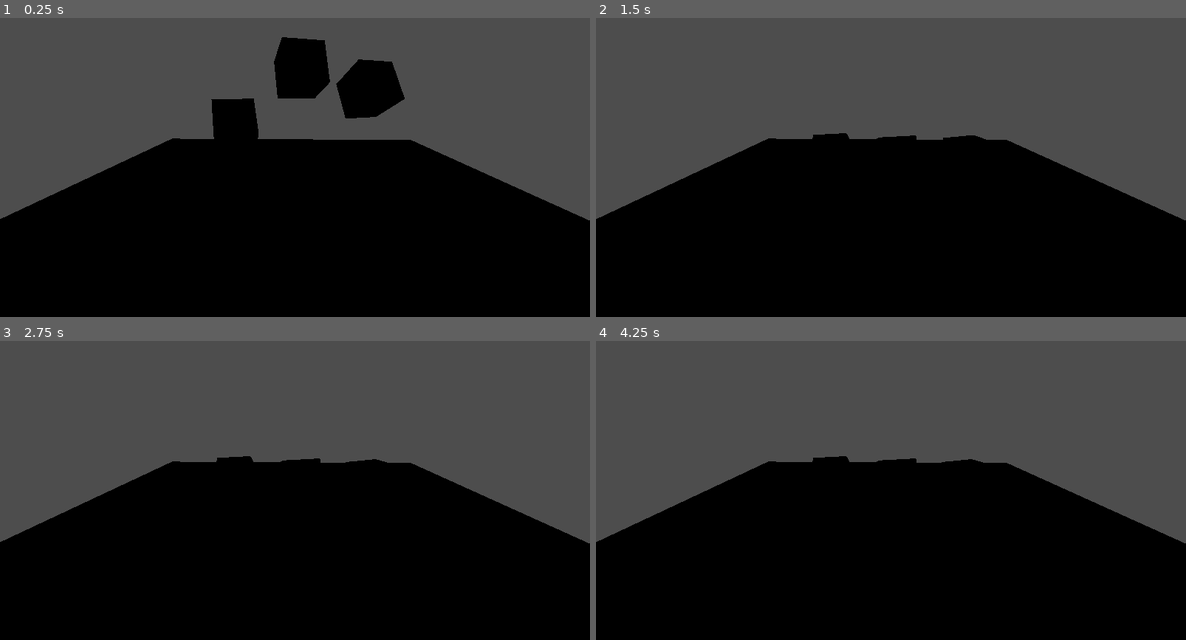
Above: before the commit, frames 1-4 (two rows, left to right).
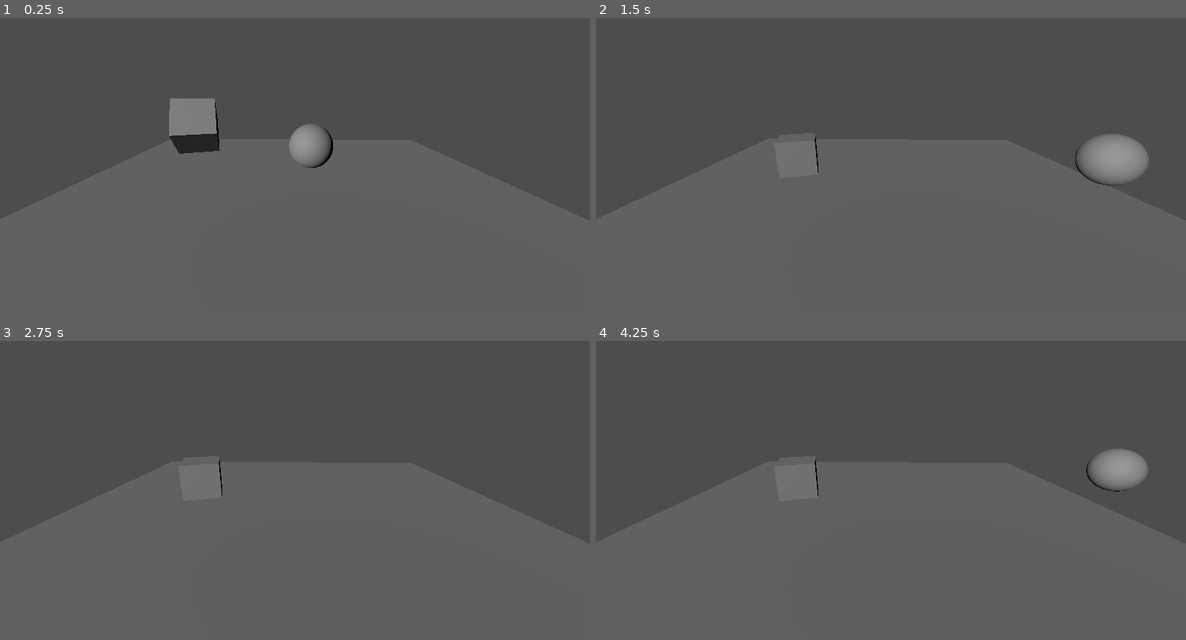
Above: after the commit, the same moments.

Repository: Varun10100/Godots2
Game: Godot game, scene res://scene.tscn
Two runs of this game, one before a commit and one after it. Both use one fixed random seed, a clock stepped at 60 frames per second and the inputs below.
Inputs:
- Up to frame 1 (0.25 s): no input
- Up to frame 2 (1.5 s): hold Right (ui_right) 0.53-1.28 s; hold Down (ui_down) from 1.28 s (still down)
- Up to frame 3 (2.75 s): release Down (ui_down) at 2.03 s; hold Right (ui_right) from 2.03 s (still down)
- Up to frame 4 (4.25 s): tap Enter at 2.75 s; release Right (ui_right) at 2.78 s; hold Up (ui_up) 2.78-3.53 s; tap Space at 3.5 s; hold Left (ui_left) from 3.53 s (still down)

The runs differ from the first frame. In frame 1, 57% of the frame differs, in the area x 0-100%, y 6-100%; in frame 2, 53%; in frame 3, 52%; in frame 4, 53%.

Commit message:
till lights
ADD
Boy
Directional light

Diff:
--- /dev/null
+++ b/Assets/Move_boy.gd
@@ -0,0 +1,25 @@
+extends CharacterBody3D
+
+var Velocity  = Vector3(0,0,0)
+const SPEED = 5
+
+func _ready():
+	pass
+func _physics_process(delta):
+	if Input.is_action_pressed("ui_right") and Input.is_action_pressed("ui_left"):
+		velocity.z = 0
+	elif Input.is_action_pressed("ui_right"):
+		velocity.z = -SPEED
+	elif Input.is_action_pressed("ui_left"):
+		velocity.z = SPEED
+	else:
+		velocity.z = lerp(velocity.z,0.0,0.1)
+	if Input.is_action_pressed("ui_up") and Input.is_action_pressed("ui_down"):
+		velocity.x = 0
+	elif Input.is_action_pressed("ui_up"):
+		velocity.x = -SPEED
+	elif Input.is_action_pressed("ui_down"):
+		velocity.x = SPEED
+	else:
+		velocity.x = lerp(velocity.x,0.0,0.1)
+	move_and_slide()
--- /dev/null
+++ b/Assets/boy.tscn
@@ -0,0 +1,15 @@
+[gd_scene load_steps=3 format=3 uid="uid://bj0183cldpcu8"]
+
+[sub_resource type="BoxShape3D" id="BoxShape3D_ub5vj"]
+
+[sub_resource type="SphereMesh" id="SphereMesh_3sm5h"]
+
+[node name="Boy" type="CharacterBody3D"]
+
+[node name="CollisionShape3D" type="CollisionShape3D" parent="."]
+shape = SubResource("BoxShape3D_ub5vj")
+
+[node name="MeshInstance3D" type="MeshInstance3D" parent="."]
+transform = Transform3D(1.12, 0, 0, 0, 1.12, 0, 0, 0, 1.12, 0, 0, 0)
+mesh = SubResource("SphereMesh_3sm5h")
+skeleton = NodePath("../CollisionShape3D")
--- a/scene.tscn
+++ b/scene.tscn
@@ -1,4 +1,7 @@
-[gd_scene load_steps=5 format=3 uid="uid://de23058felreq"]
+[gd_scene load_steps=7 format=3 uid="uid://de23058felreq"]
+
+[ext_resource type="PackedScene" uid="uid://bj0183cldpcu8" path="res://Assets/boy.tscn" id="1_wgi5p"]
+[ext_resource type="Script" path="res://Assets/Move_boy.gd" id="2_43mmu"]
 
 [sub_resource type="BoxShape3D" id="BoxShape3D_b03hf"]
 size = Vector3(1, 1.315, 1.31)
@@ -11,29 +14,11 @@
 
 [node name="Scene" type="Node3D"]
 
-[node name="Box" type="RigidBody3D" parent="."]
-
-[node name="CollisionShape3D" type="CollisionShape3D" parent="Box"]
-transform = Transform3D(1, 0, 0, 0, 1, 0, 0, 0, 1, 0, 1.43896, 0)
-shape = SubResource("BoxShape3D_b03hf")
-
-[node name="MeshInstance3D" type="MeshInstance3D" parent="Box"]
-transform = Transform3D(0.880977, -0.401484, 0.25038, 0.414693, 0.909961, 0, -0.227836, 0.103831, 0.968148, 0, 1.37093, 0)
-mesh = SubResource("BoxMesh_sn8jx")
-
-[node name="Box2" type="RigidBody3D" parent="."]
-transform = Transform3D(0.393687, -0.250806, 0.179184, 0.26865, 0.421696, 0, -0.151122, 0.0962755, 0.46679, 0, 0.932384, -1.71661)
-
-[node name="CollisionShape3D" type="CollisionShape3D" parent="Box2"]
-shape = SubResource("BoxShape3D_b03hf")
-
-[node name="MeshInstance3D" type="MeshInstance3D" parent="Box2"]
-mesh = SubResource("BoxMesh_sn8jx")
-
 [node name="Box3" type="RigidBody3D" parent="."]
-transform = Transform3D(0.380094, -0.324631, 0.143331, 0.337713, 0.395411, 0, -0.10899, 0.0930863, 0.499856, 0, 0, 1.64219)
+transform = Transform3D(0.380094, -0.324631, 0.143331, 0.337713, 0.395411, 0, -0.10899, 0.0930863, 0.499856, 0, 0, 2.61743)
 
 [node name="CollisionShape3D" type="CollisionShape3D" parent="Box3"]
+transform = Transform3D(1, 7.45058e-09, 0, -2.6077e-08, 1, 0, -2.98023e-08, 1.49012e-08, 1, 0, 0, 0)
 shape = SubResource("BoxShape3D_b03hf")
 
 [node name="MeshInstance3D" type="MeshInstance3D" parent="Box3"]
@@ -50,3 +35,10 @@
 
 [node name="MeshInstance3D" type="MeshInstance3D" parent="Floor"]
 mesh = SubResource("BoxMesh_iv53c")
+
+[node name="Boy" parent="." instance=ExtResource("1_wgi5p")]
+transform = Transform3D(1, 0, 0, 0, 1, 0, 0, 0, 1, 0.268481, -0.71004, -0.303419)
+script = ExtResource("2_43mmu")
+
+[node name="DirectionalLight3D" type="DirectionalLight3D" parent="."]
+transform = Transform3D(-0.685883, -0.0192408, 0.727458, 0.443869, -0.803223, 0.397257, 0.576667, 0.595368, 0.559457, 0, 1.99151, -7.10541)
